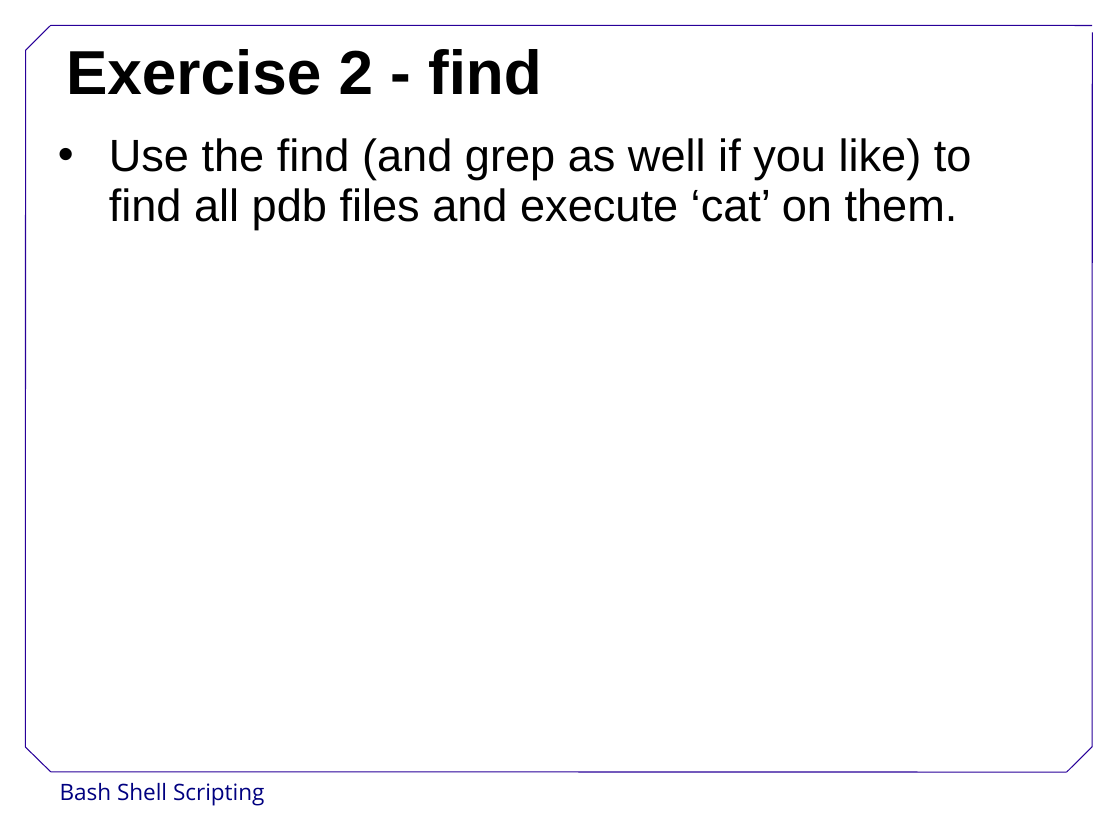
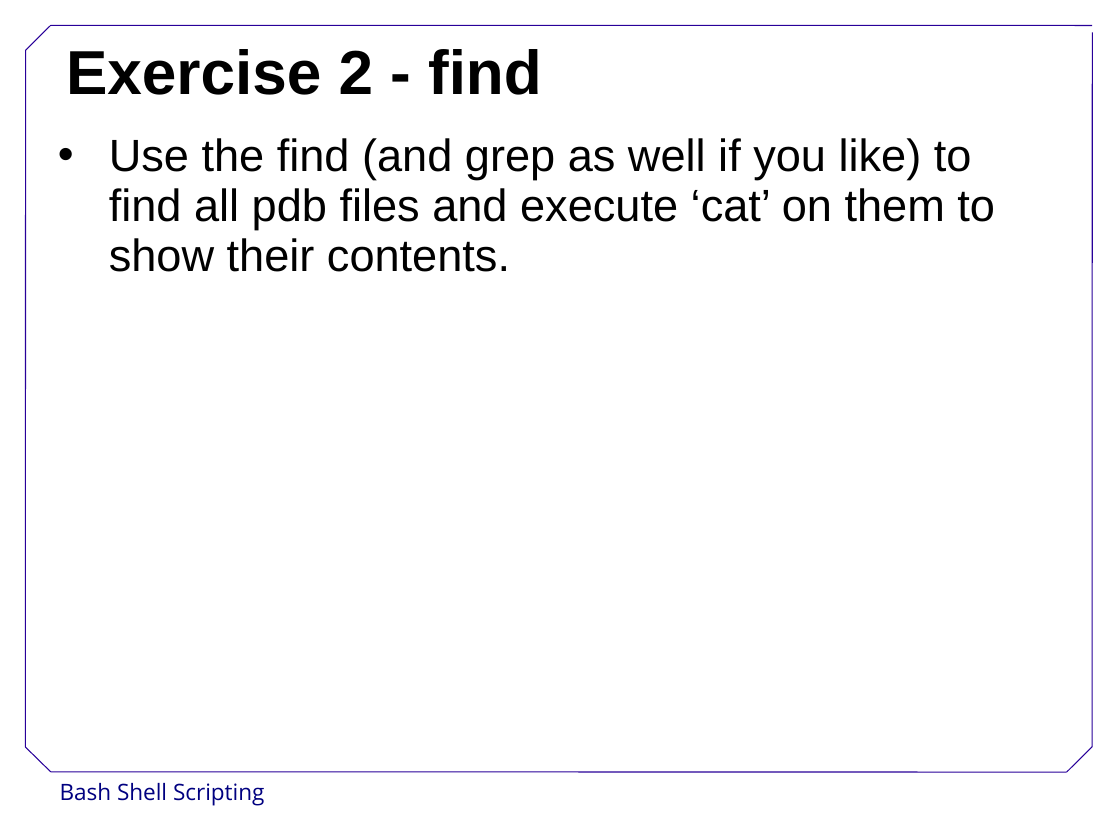
Before and after one commit to swcarpentry/DEPRECATED-boot-camps, a slide deck: slide 8 of BashShellScripting.ppt. Drawn at 1120x840 pixels with LibreOffice and Linux fonts; fonts in the diff are those of the drawing; background and template pictures are left out. Boxes give left, top, right and bottom in pixels: in the first picture for what was removed or moved away, otherwise in the second. Text is boxed around its words. In the diff, an @@ line names an element or a change of style, - is before the commit and + after.

Commit message:
Update exercise 1

```diff
--- a/BashShellScripting.ppt
+++ b/BashShellScripting.ppt
@@ text at (x1=109, y1=138, x2=995, y2=272): text changed @@
-• Use the find (and grep as well if you like) to find all pdb files and execute ‘cat’ on them.
+• Use the find (and grep as well if you like) to find all pdb files and execute ‘cat’ on them to show their contents.
```
Also in this commit, not shown: 1 other file.
